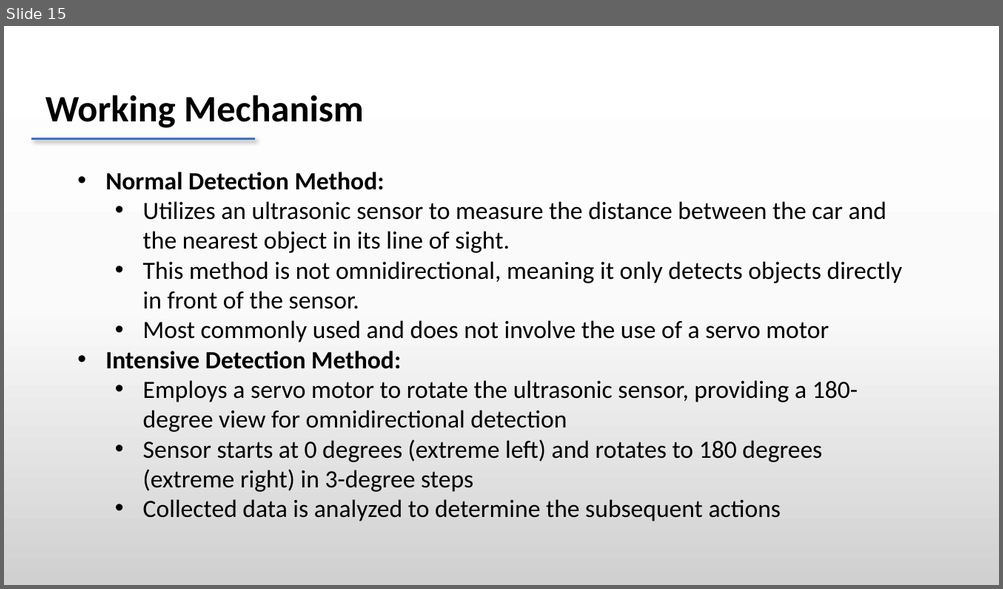
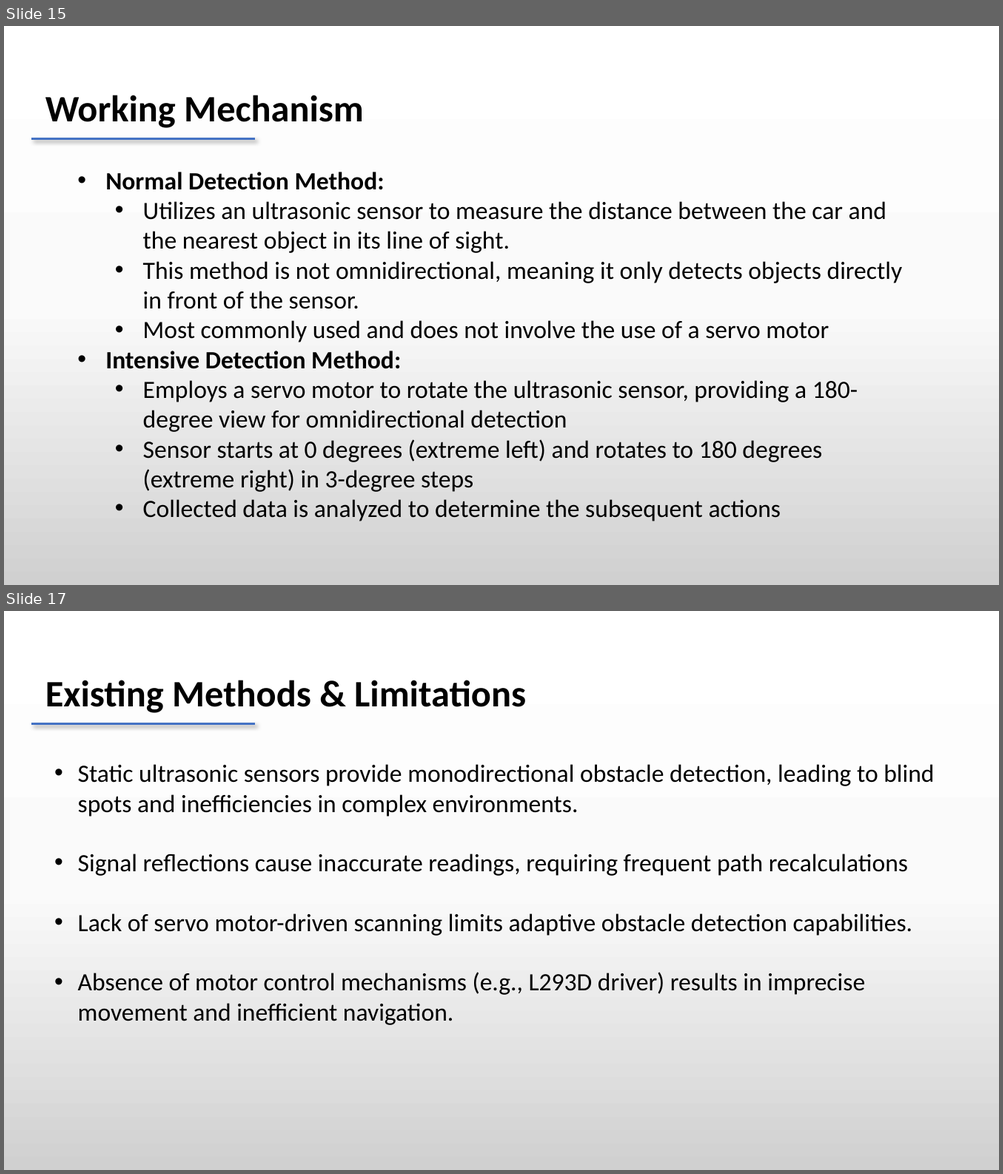
Before and after one commit to dheeraj78/project-4-2, a slide deck: Batch 8 .pptx. Shown one above the other, each under a label of ours: slide 15 before the commit, slides 15 and 17 after it; the slides between them are not shown. The pictures are 1003x589 and 1003x1174 pixels, drawn with LibreOffice and Linux fonts; fonts in the diff are those of the drawing. Boxes give left, top, right and bottom in pixels: in the first picture for what was removed or moved away, otherwise in the second. Text is boxed around its words. In the diff, an @@ line names an element or a change of style, - is before the commit and + after.

```diff
--- a/Batch 8 .pptx
+++ b/Batch 8 .pptx
@@ slide 17 added at [4, 611, 999, 1170], background gradient #FFFFFF to #FBFBFB to #D1D1D1 @@
@@ text added at [45, 680, 526, 713], 36 pt, text #000000, bold @@
+Existing Methods & Limitations
@@ line added from (31, 723) to (256, 723), #4472C4 2.25 pt @@
@@ text added at [78, 764, 933, 1025], 24 pt, text #000000 @@
+• Static ultrasonic sensors provide monodirectional obstacle detection, leading to blind spots and inefficiencies in complex environments.
+• Signal reflections cause inaccurate readings, requiring frequent path recalculations
+• Lack of servo motor-driven scanning limits adaptive obstacle detection capabilities.
+• Absence of motor control mechanisms (e.g., L293D driver) results in imprecise movement and inefficient navigation.
```
Also in this commit, not shown: 2 slides changed, 3 other slides added, 2 slides removed.
